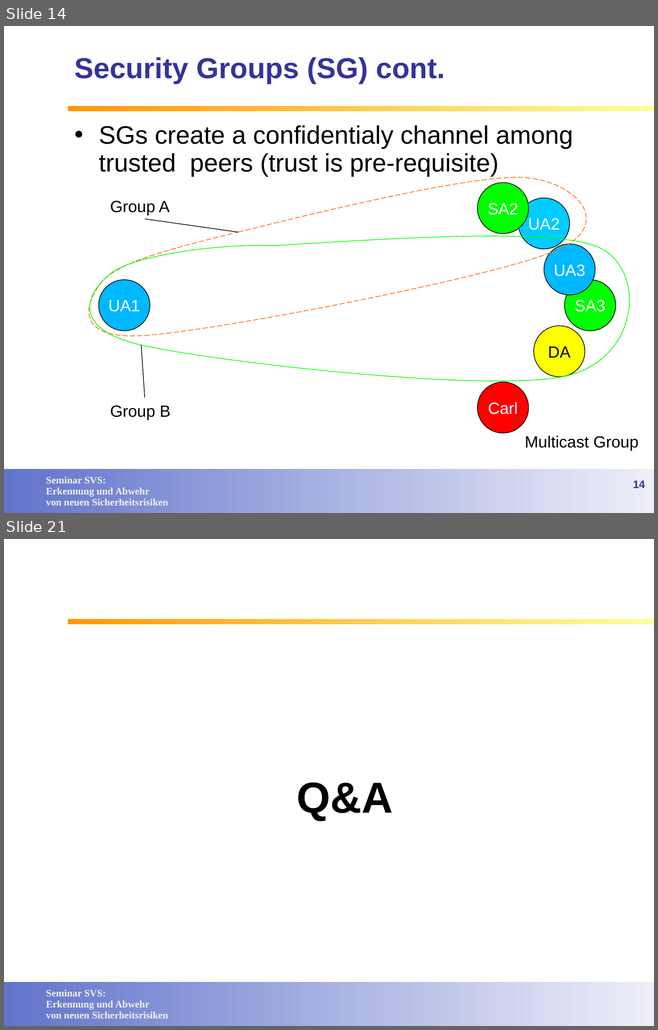
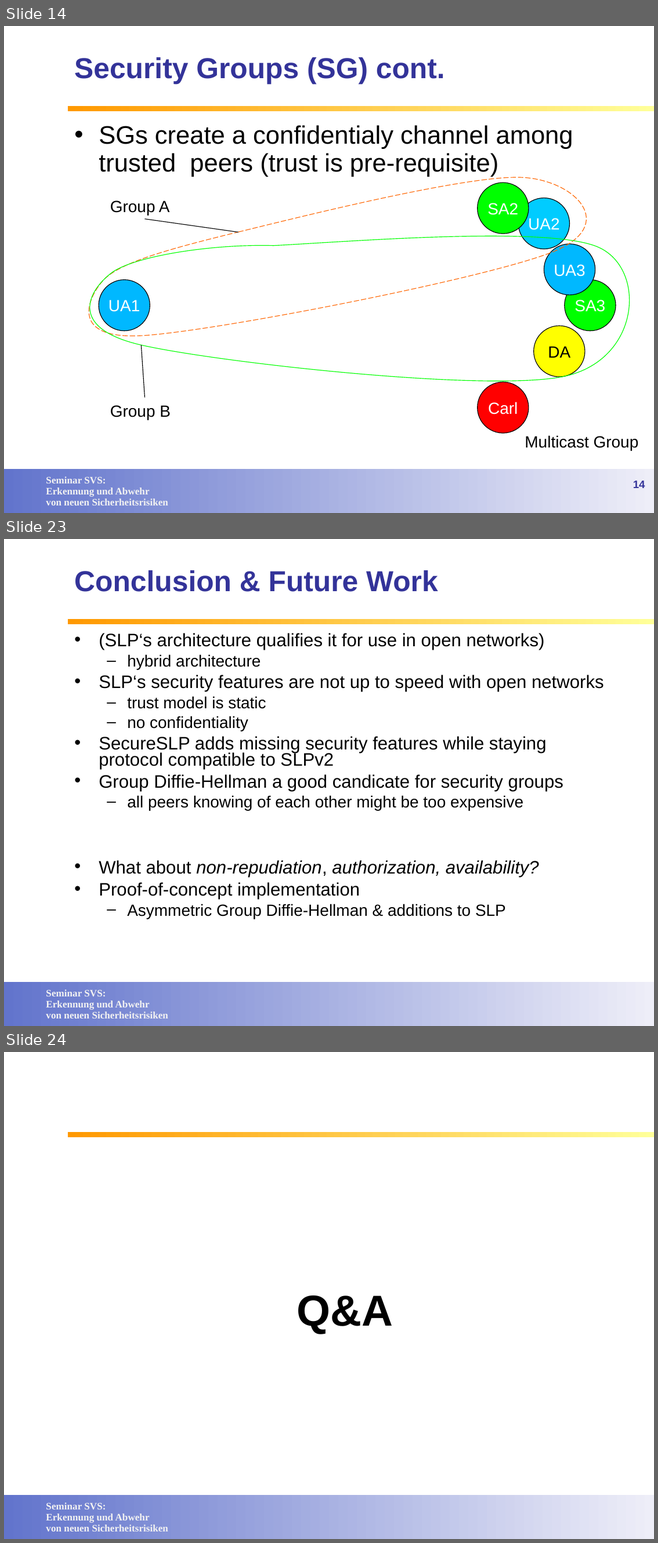
Before and after one commit to lemmy/SecuredSLP, a slide deck: doc/Service Discovery in open networks.ppt. Shown one above the other, each under a label of ours: slides 14 and 21 before the commit, slides 14, 23 and 24 after it; the slides between them are not shown. The pictures are 658x1030 and 658x1543 pixels, drawn with LibreOffice and Linux fonts; fonts in the diff are those of the drawing; background and template pictures are left out. Boxes give left, top, right and bottom in pixels: in the first picture for what was removed or moved away, otherwise in the second. Text is boxed around its words. In the diff, an @@ line names an element or a change of style, - is before the commit and + after.

```diff
--- a/doc/Service Discovery in open networks.ppt
+++ b/doc/Service Discovery in open networks.ppt
@@ slide 23 added at (x1=4, y1=539, x2=654, y2=1026), background #FFFFFF; not listed: 3 template elements that a slide beside it also shows @@
@@ title added at (x1=74, y1=570, x2=438, y2=592), 32 pt, text #333399, bold @@
+Conclusion & Future Work
@@ text added at (x1=99, y1=633, x2=604, y2=919), 20 pt, text #000000 @@
+• (SLP‘s architecture qualifies it for use in open networks)
+  – hybrid architecture
+• SLP‘s security features are not up to speed with open networks
+  – trust model is static
+  – no confidentiality
+• SecureSLP adds missing security features while staying protocol compatible to SLPv2
+• Group Diffie-Hellman a good candicate for security groups
+  – all peers knowing of each other might be too expensive
+• What about non-repudiation, authorization, availability?
+• Proof-of-concept implementation
+  – Asymmetric Group Diffie-Hellman & additions to SLP
@@ what was slide 21 is now slide 24 @@
```
Also in this commit, not shown: 6 slides changed, 4 other slides added, 2 slides removed.
